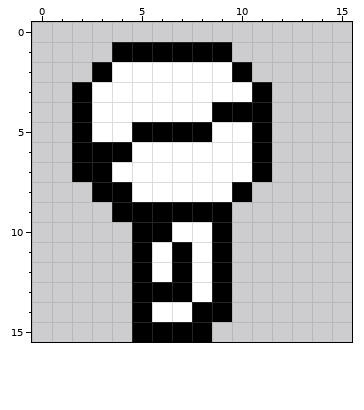
Edited in one commit: pixel-art sprite (Rogue/res/player/Left3.png). That is the earlier state.
The file is 16x16 pixels.
After the commit:
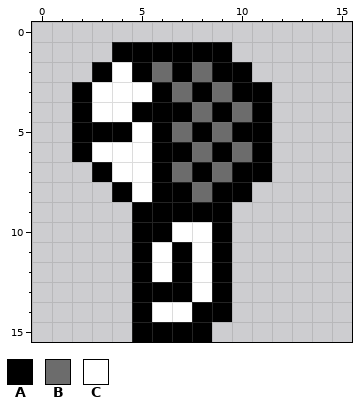
Palette (. is transparent): A #000000  B #6c6c6c  C #ffffff
The exact change:
Changed rows in their new state; - is an unchanged pixel.
first column x 2:
 2 ---ABABA-
 3 ----ABABA
 4 ---AAAB-B
 5 -AAC-B-BA
 6 -CC-AABAB
 7 .---ABABA
 8 -.--AABA-
 9 --.------
